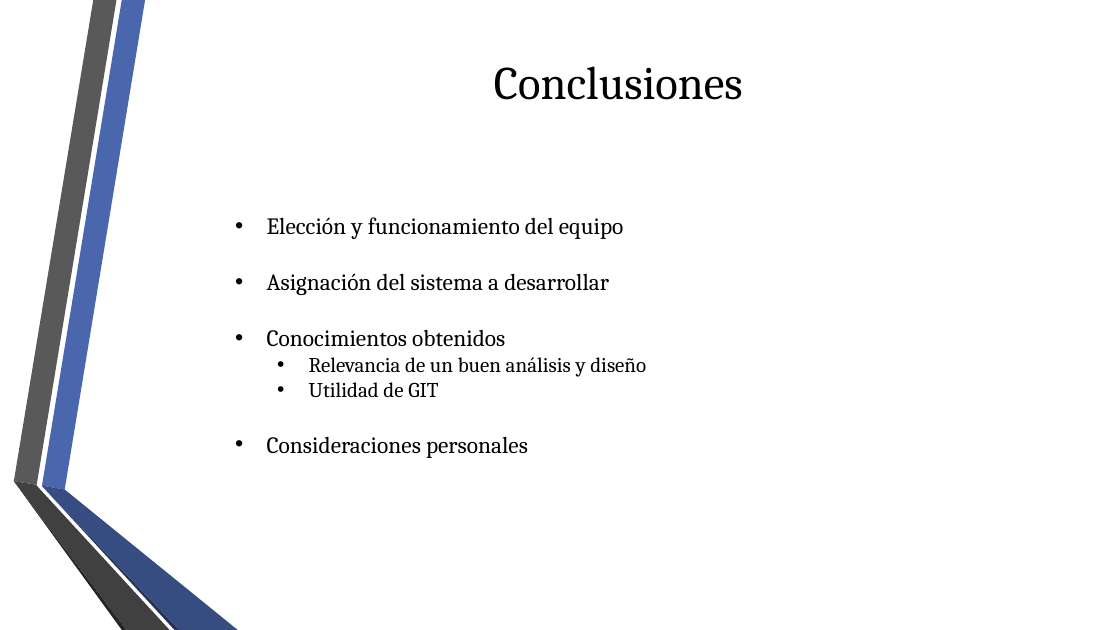
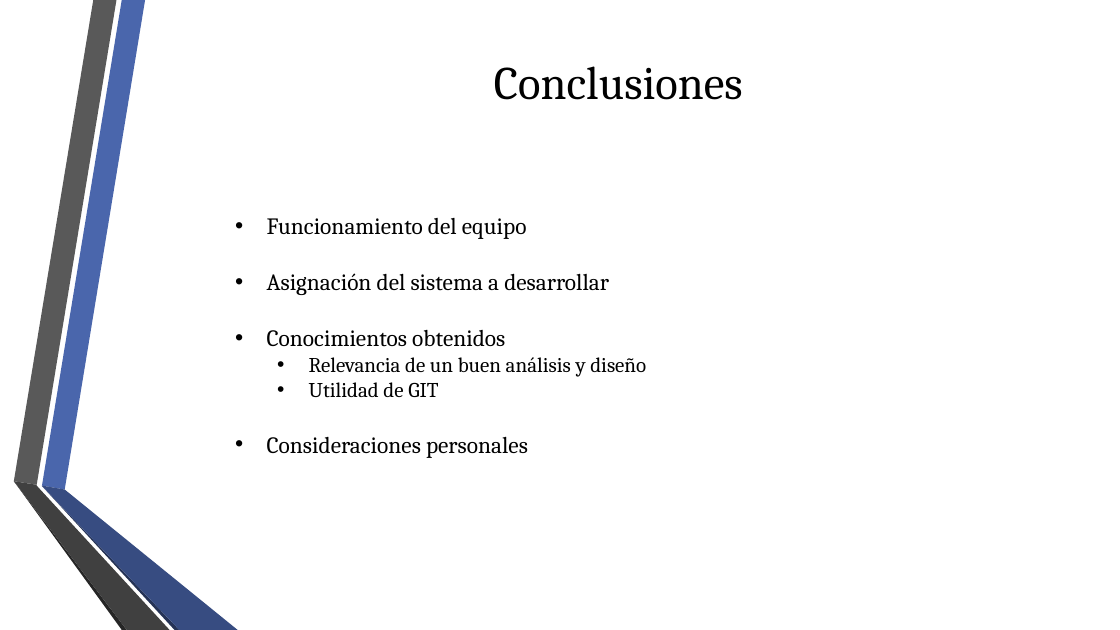
Before and after one commit to fge23/Sistema-VASPA, a slide deck: slide 31 of Presentaciones/Presentación VASPA - Diciembre 2020 - Examen Final/Presentación VASPA - Diciembre 2020 - Examen Final.pptx. Drawn at 1120x630 pixels with LibreOffice and Linux fonts; fonts in the diff are those of the drawing; background and template pictures are left out. Boxes give left, top, right and bottom in pixels: in the first picture for what was removed or moved away, otherwise in the second. Text is boxed around its words. In the diff, an @@ line names an element or a change of style, - is before the commit and + after.

```diff
--- a/Presentaciones/Presentación VASPA - Diciembre 2020 - Examen Final/Presentación VASPA - Diciembre 2020 - Examen Final.pptx
+++ b/Presentaciones/Presentación VASPA - Diciembre 2020 - Examen Final/Presentación VASPA - Diciembre 2020 - Examen Final.pptx
@@ text at bbox=[267, 218, 527, 239]: text changed @@
-• Elección y funcionamiento del equipo
+• Funcionamiento del equipo
```
Also in this commit, not shown: 7 other slides changed.
